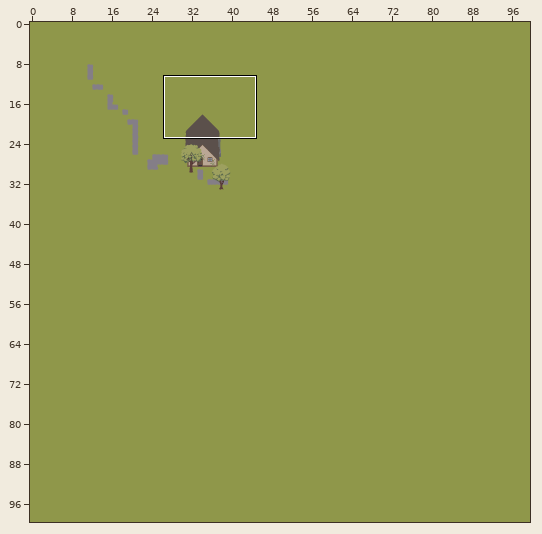
Level history. Tiled map (JSON): testgame/www/assets/tilemaps/test01.json. The picture above shows the old version from afar; the outline marks the close-up.
Close-up. As it was:
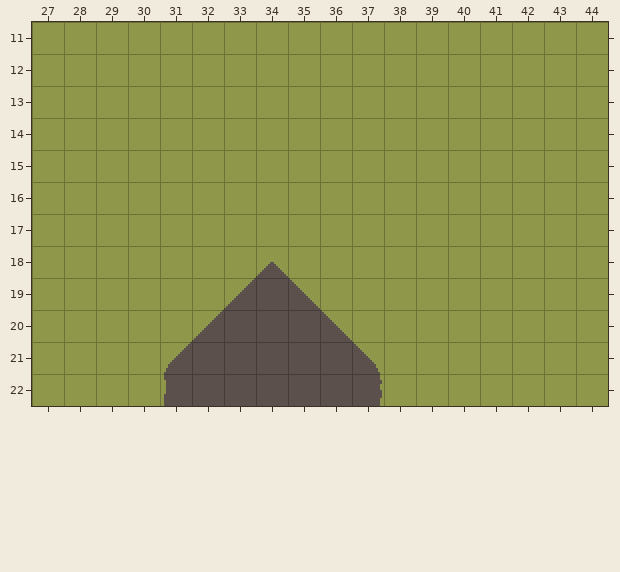
Cells are 16x16 px. Shown: x 27..44, y 11..22. The commit also changed other parts of the map, which this record leaves out.
And afterwards:
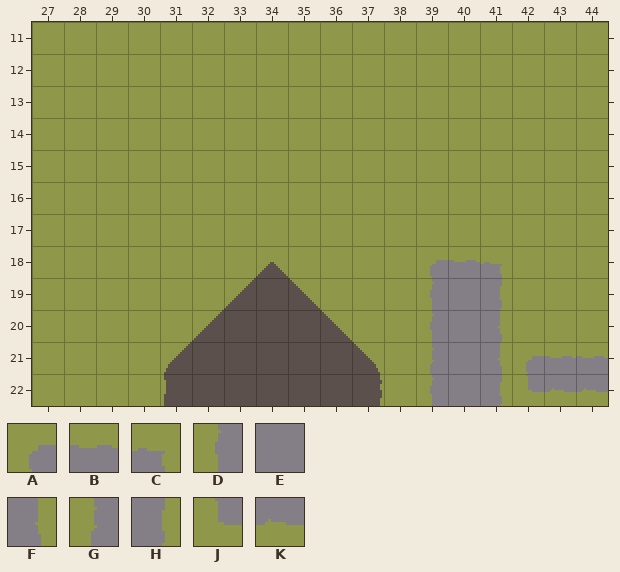
Key: from "tileset-test": A 24, B 25, C 27, D 28, E 29, F 31, G 32, H 35, J 36, K 37.
_ is an empty cell.
Edits made:
Layer "Road":
Tile A now appears in row 18 at x 39; in row 21 at x 42.
Tile B now appears in row 18 at x 40; in row 21 at x 43 to 44.
Tile C now appears in row 18 at x 41.
Tile D now appears in rows 19 to 20 at x 39; in row 22 at x 39.
Tile E now appears in rows 19 to 22 at x 40.
Tile F now appears in rows 20 to 21 at x 41.
Tile G now appears in row 21 at x 39.
Tile H now appears in row 19 at x 41; in row 22 at x 41.
Tile J now appears in row 22 at x 42.
Tile K now appears in row 22 at x 43 to 44.
